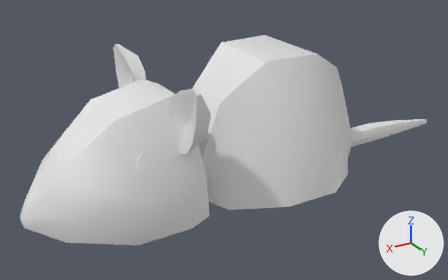
The FBX model assetCreation/geo/rat.fbx: old version first, new version second.
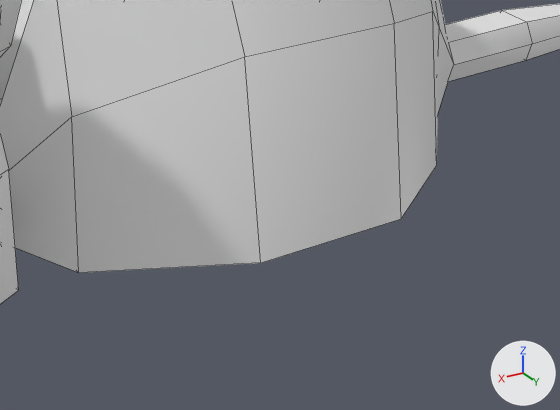
Each version appears first whole from a camera (50 mm lens) standing at (6.33, 8.67, 5.24) and looking at (1.01, -0.19, 0.81), and next in a close-up on the part from 45% to 87% of the width and 43% to 91% of the height. The axes (+X, +Y, +Z) are drawn at lower right. The lights are the same throughout. The close-ups show mesh edges as thin lines. Where no turn or scale is listed for an object, it has been applied to the vertices.
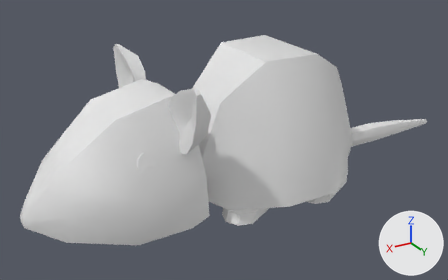
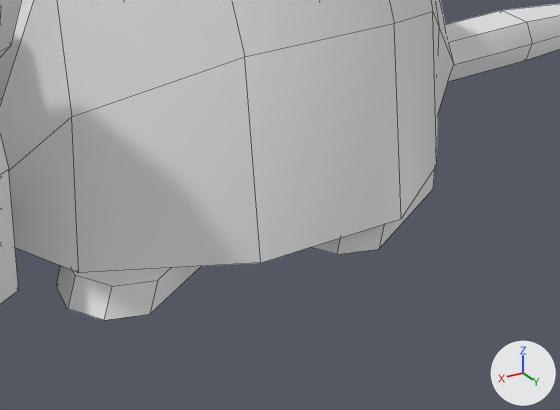
The change in detail:
me_mesh has 12 vertices, 8 faces and spans x -0.303..0.822, y -0.587..0.346, z 0.0..0.168.
me_mesh is used by ob_cube_2; location (-0.573, -0.885, 0.0).
me_mesh part 1: the loose piece of 12 vertices spanning x -0.303..0.822, y -0.587..0.346, z 0.0..0.168 is copied, and the copy is mirrored in y about its middle, then moved by (0.0, 2.011, 0.0); it spans x -0.303..0.822, y 1.424..2.357, z 0.0..0.168.
me_mesh_001 has 12 vertices, 8 faces and spans x -0.303..0.822, y -0.587..0.346, z 0.0..0.168.
me_mesh_001 is used by ob_cube_3; location (0.945, -0.813, 0.0).
me_mesh_001 part 2: the loose piece of 12 vertices spanning x -0.303..0.822, y -0.587..0.346, z 0.0..0.168 is copied, and the copy is mirrored in y about its middle, then moved by (0.0, 1.866, 0.0); it spans x -0.303..0.822, y 1.279..2.213, z 0.0..0.168.

Changed parts and their boxes [x1, y1, x2, y2] in the close-ups (560 x 410 px):
'Cube_3', reshaped (not visible before)
    after: [56, 266, 201, 320]
'Cube_2', reshaped (not visible before)
    after: [311, 169, 435, 254]
